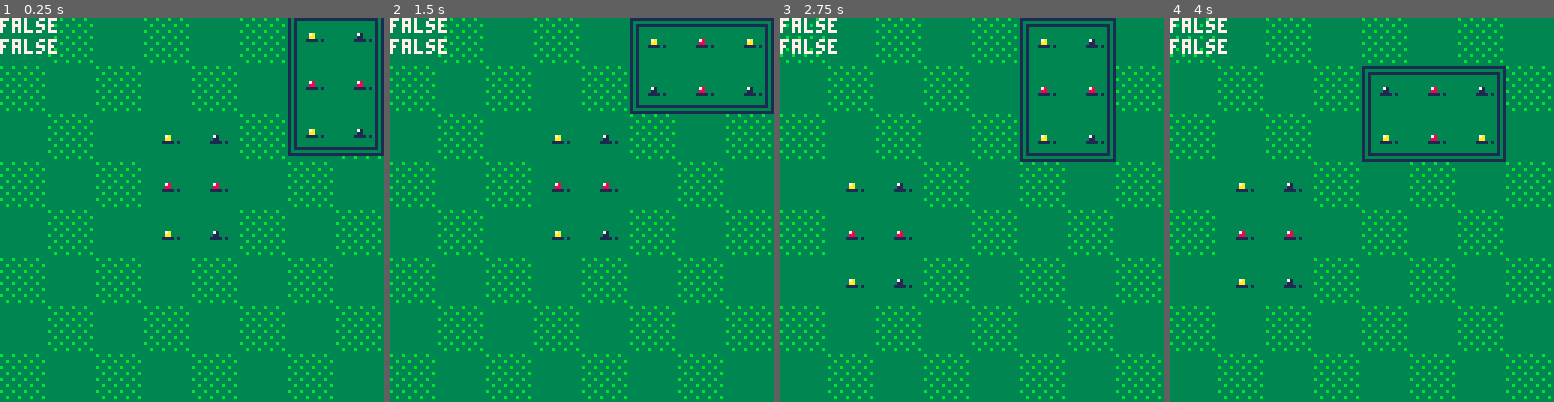
Above: before the commit, frames 1-4 (left to right).
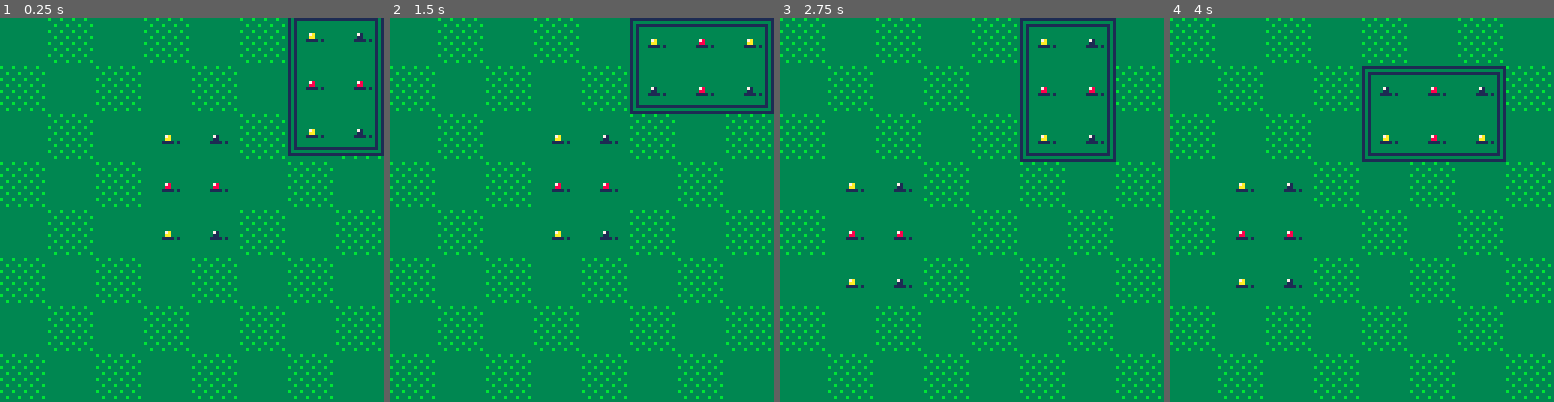
Above: after the commit, the same moments.

Repository: shen-sat/orchard
Game: PICO-8 cartridge game.p8
Same seed, same stepped clock (60 frames per second), same inputs: the game is played once before the commit and once after it.
Inputs:
- Up to frame 1 (0.25 s): no input
- Up to frame 2 (1.5 s): tap X (X key) at 0.33, 1.07 s; tap O (Z key) at 0.7 s
- Up to frame 3 (2.75 s): hold Right 1.6-2.1 s; tap O (Z key) at 1.7, 2.1, 2.5 s; tap X (X key) at 1.85 s; hold Up 2.15-2.42 s; hold Right from 2.47 s (still down)
- Up to frame 4 (4 s): tap O (Z key) at 2.9, 3.3, 3.7 s; tap X (X key) at 2.97 s; release Right at 3.03 s; hold Left 3.08-3.58 s; hold Down 3.63-3.97 s

The runs differ from the first frame. In frame 1, 0.6% of the frame differs, in the area x 0-15%, y 0-10%; in frame 2, 0.6%; in frame 3, 0.6%; in frame 4, 0.6%.

Commit message:
Move z_button into its own file

Diff:
--- a/game.p8
+++ b/game.p8
@@ -26,23 +26,8 @@
   #include selected_card.lua
   #include lawn.lua
   #include card_slide_manager.lua
+  #include z_button.lua
   selected_card:place_starting_card()
-
-  z_button = {
-    is_down = false,
-    is_just_released = false,
-    update = function(self)
-      if self.is_just_released then self.is_just_released = false end
-
-      if not self.is_down and btn(4) then
-        self.is_down = true
-      elseif self.is_down and not btn(4) then
-        self.is_down = false
-        self.is_just_released = true
-      end
-    end
-  }
-
 end
 
 function game_update()
@@ -66,8 +51,8 @@
     fruit:draw()
   end
   selected_card:draw()
-  print(z_button.is_down,cam.x0,cam.y0,7)
-  print(z_button.is_just_released,cam.x0,cam.y0 + 7,7)
+  -- print(z_button.is_down,cam.x0,cam.y0,7)
+  -- print(z_button.is_just_released,cam.x0,cam.y0 + 7,7)
 end
 
 function game_over()
--- /dev/null
+++ b/z_button.lua
@@ -0,0 +1,14 @@
+z_button = {
+  is_down = false,
+  is_just_released = false,
+  update = function(self)
+    if self.is_just_released then self.is_just_released = false end
+
+    if not self.is_down and btn(4) then
+      self.is_down = true
+    elseif self.is_down and not btn(4) then
+      self.is_down = false
+      self.is_just_released = true
+    end
+  end
+}
